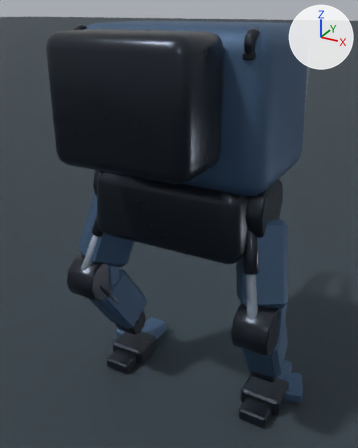
The Blender file content/source-art/arclancewalker-rigged.blend: old version first, new version second.
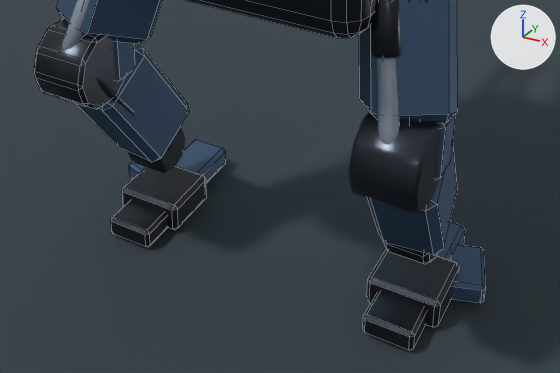
Each version is shown whole from a camera (50 mm lens) standing at (1.27, -2.42, 2.43) and looking at (-0.18, 0.21, 1.11), then close up on the part from 14% to 95% of the width and 55% to 98% of the height. Arrows for +X, +Y and +Z are at upper right; the lights stay in place. The last two pictures show the newer version. The close-ups show mesh edges as thin lines.

Objects in the first close-up: 'ArcLanceWalkerArmor_Pelvis', 'ArcLanceWalkerLeg_FootBase_L', 'ArcLanceWalkerLeg_FootBase_R', 'ArcLanceWalkerLeg_HeelClaw_L', 'ArcLanceWalkerLeg_HeelClaw_R', 'ArcLanceWalkerLeg_KneeJoint_L', 'ArcLanceWalkerLeg_KneeJoint_R', 'ArcLanceWalkerLeg_ShinArmor_L', 'ArcLanceWalkerLeg_ShinArmor_R', 'ArcLanceWalkerLeg_ThighArmor_L', 'ArcLanceWalkerLeg_ThighArmor_R', 'PreviewFloor' and 13 more.
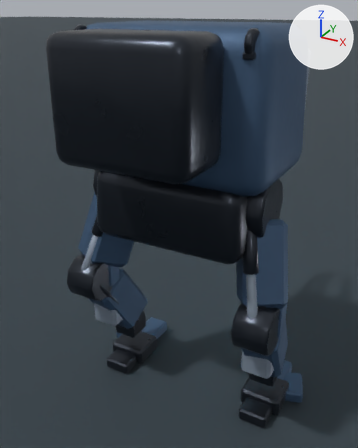
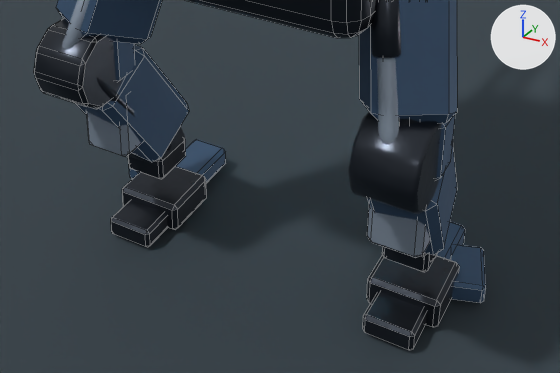
Patch to the scene script:
```diff
--- a/content/source-art/arclancewalker-rigged.blend.py
+++ b/content/source-art/arclancewalker-rigged.blend.py
@@ me_cube_030 @@
+me_cube_030.from_pydata(...)  # 24 vertices, 26 faces; spans x -0.08..0.08, y -0.09..0.09, z -0.05..0.05
+me_cube_030.materials.append(mat_arclancewalker_gunmetal)
@@ me_cube_029 @@
+me_cube_029.from_pydata(...)  # 24 vertices, 26 faces; spans x -0.09..0.09, y -0.08..0.08, z -0.14..0.14
+me_cube_029.materials.append(mat_arclancewalker_lightarmor)
@@ me_cube_028 @@
+me_cube_028.from_pydata(...)  # 24 vertices, 26 faces; spans x -0.08..0.08, y -0.09..0.09, z -0.05..0.05
+me_cube_028.materials.append(mat_arclancewalker_gunmetal)
@@ me_cube_027 @@
+me_cube_027.from_pydata(...)  # 24 vertices, 26 faces; spans x -0.09..0.09, y -0.08..0.08, z -0.14..0.14
+me_cube_027.materials.append(mat_arclancewalker_lightarmor)
@@ ob_arclancewalkerleg_ankleclevis_r @@
+ob_arclancewalkerleg_ankleclevis_r = bpy.data.objects.new('ArcLanceWalkerLeg_AnkleClevis_R', me_cube_030)
+ob_arclancewalkerleg_ankleclevis_r.location = (0.52, 0.095, 0.279)
@@ ob_arclancewalkerleg_calfarmor_r @@
+ob_arclancewalkerleg_calfarmor_r = bpy.data.objects.new('ArcLanceWalkerLeg_CalfArmor_R', me_cube_029)
+ob_arclancewalkerleg_calfarmor_r.location = (0.54, -0.109, 0.58)
@@ ob_arclancewalkerleg_ankleclevis_l @@
+ob_arclancewalkerleg_ankleclevis_l = bpy.data.objects.new('ArcLanceWalkerLeg_AnkleClevis_L', me_cube_028)
+ob_arclancewalkerleg_ankleclevis_l.location = (-0.52, 0.095, 0.279)
@@ ob_arclancewalkerleg_calfarmor_l @@
+ob_arclancewalkerleg_calfarmor_l = bpy.data.objects.new('ArcLanceWalkerLeg_CalfArmor_L', me_cube_027)
+ob_arclancewalkerleg_calfarmor_l.location = (-0.54, -0.109, 0.58)
```

Where the change shows, as pixel boxes [x1, y1, x2, y2] in the close-ups (560 x 373 px):
'ArcLanceWalkerLeg_CalfArmor_R', added (blue): after [367, 204, 431, 258]
'ArcLanceWalkerLeg_CalfArmor_L', added (blue): after [87, 112, 141, 157]
'ArcLanceWalkerLeg_AnkleClevis_L', added: after [128, 141, 186, 179]
'ArcLanceWalkerLeg_AnkleClevis_R', added: after [382, 246, 437, 272]
